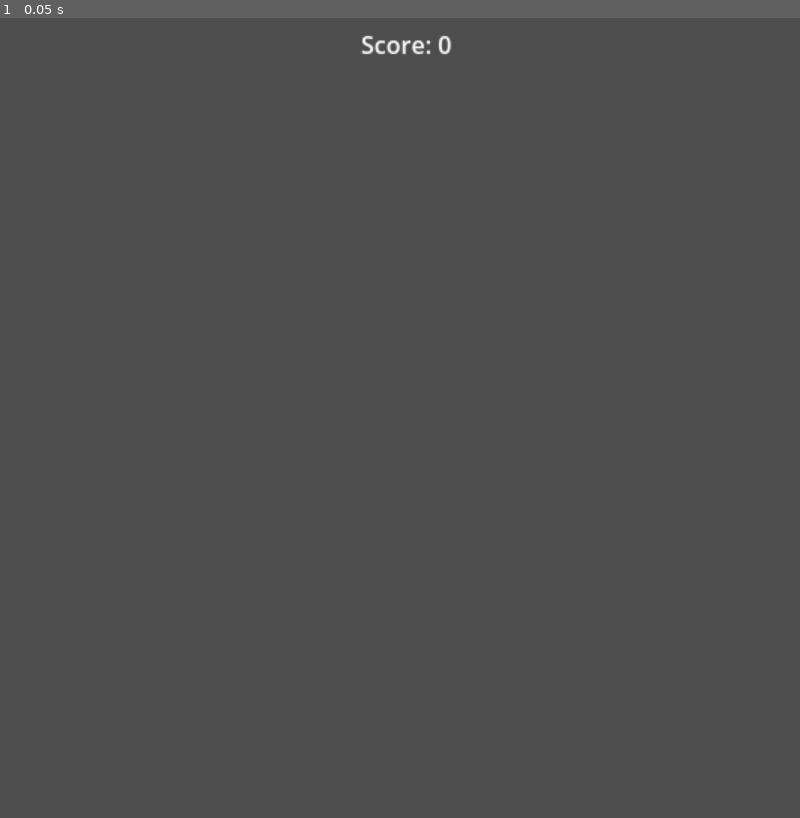
Above: before the commit, frame 1.
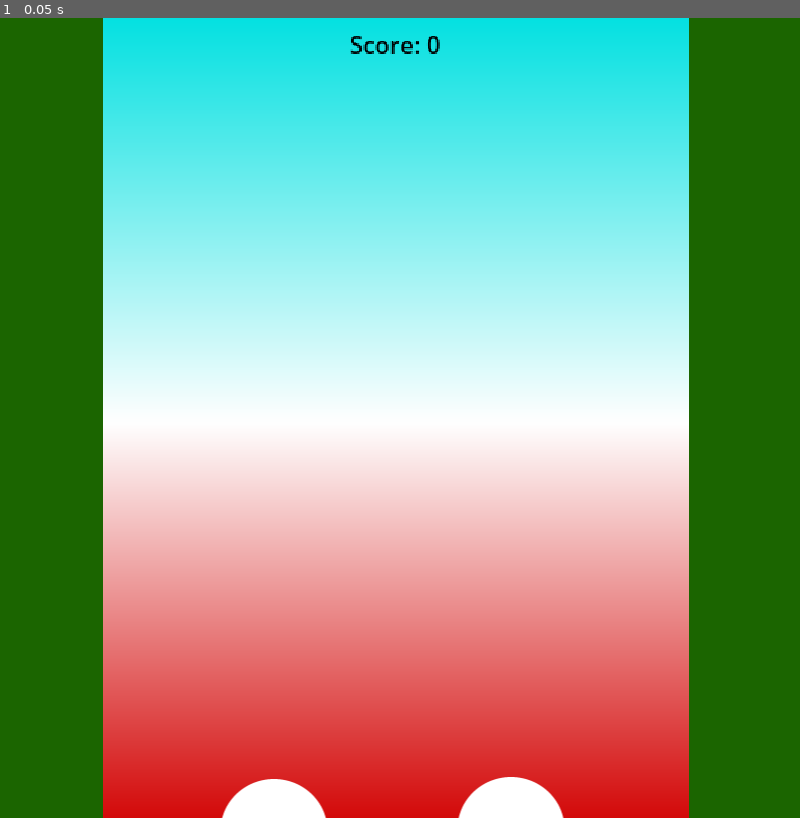
Above: after the commit, the same moment.

Repository: JustinBouffard/Plinko-Game
Game: Godot game, scene res://Scenes/main_game.tscn
The game is run twice, just before and just after one commit, with the same random seed, the same clock (stepped at 60 frames per second) and the same inputs.
Inputs:
- Up to frame 1 (0.05 s): no input

The runs differ from the first frame. In frame 1, 100% of the frame differs, in the area x 0-100%, y 0-100%.

Commit message:
Started the main scene

Diff:
--- a/Scenes/main_game.tscn
+++ b/Scenes/main_game.tscn
@@ -1,11 +1,79 @@
-[gd_scene format=3 uid="uid://bdl8iu6yg6mvf"]
+[gd_scene load_steps=7 format=3 uid="uid://bdl8iu6yg6mvf"]
+
+[ext_resource type="Texture2D" uid="uid://cjv17lwy7opo0" path="res://Assets/Square.png" id="1_l756w"]
+[ext_resource type="Texture2D" uid="uid://cydgk84fnylsv" path="res://Assets/Round.png" id="2_pu3va"]
+
+[sub_resource type="Gradient" id="Gradient_4rmt8"]
+offsets = PackedFloat32Array(0, 0.5, 1)
+colors = PackedColorArray(0.8235294, 0, 0, 1, 1, 1, 1, 1, 4.813075e-06, 0.87994957, 0.8809403, 1)
+
+[sub_resource type="GradientTexture1D" id="GradientTexture1D_l756w"]
+gradient = SubResource("Gradient_4rmt8")
+
+[sub_resource type="RectangleShape2D" id="RectangleShape2D_pu3va"]
+size = Vector2(122, 127.89229)
+
+[sub_resource type="CircleShape2D" id="CircleShape2D_0e3vx"]
+radius = 51.351727
 
 [node name="MainGame" type="Node2D"]
 
+[node name="Background" type="Sprite2D" parent="."]
+position = Vector2(385.96478, 404.25)
+rotation = -1.5707964
+scale = Vector2(3.2148433, 778.42957)
+texture = SubResource("GradientTexture1D_l756w")
+
 [node name="ScoreLabel" type="Label" parent="."]
-offset_left = 361.0
+texture_filter = 1
+offset_left = 350.0
 offset_top = 9.0
-offset_right = 422.0
+offset_right = 411.0
 offset_bottom = 32.0
 scale = Vector2(1.5, 1.5)
+theme_override_colors/font_color = Color(0, 0, 0, 1)
 text = "Score: 0"
+
+[node name="Wall" type="StaticBody2D" parent="."]
+position = Vector2(47, 403.99997)
+scale = Vector2(0.9067581, 6.7400465)
+
+[node name="Sprite2D" type="Sprite2D" parent="Wall"]
+modulate = Color(0.10744973, 0.39590046, 9.62615e-08, 1)
+texture = ExtResource("1_l756w")
+
+[node name="CollisionShape2D" type="CollisionShape2D" parent="Wall"]
+position = Vector2(0, 0.29673004)
+scale = Vector2(1, 1.0000002)
+shape = SubResource("RectangleShape2D_pu3va")
+
+[node name="Wall2" type="StaticBody2D" parent="."]
+position = Vector2(745, 399.99997)
+scale = Vector2(0.9067581, 6.7400465)
+
+[node name="Sprite2D" type="Sprite2D" parent="Wall2"]
+modulate = Color(0.10744973, 0.39590046, 9.62615e-08, 1)
+texture = ExtResource("1_l756w")
+
+[node name="CollisionShape2D" type="CollisionShape2D" parent="Wall2"]
+position = Vector2(0, 0.29673004)
+scale = Vector2(1, 1.0000002)
+shape = SubResource("RectangleShape2D_pu3va")
+
+[node name="Bouncer" type="StaticBody2D" parent="."]
+position = Vector2(274, 813)
+
+[node name="Sprite2D" type="Sprite2D" parent="Bouncer"]
+texture = ExtResource("2_pu3va")
+
+[node name="CollisionShape2D" type="CollisionShape2D" parent="Bouncer"]
+shape = SubResource("CircleShape2D_0e3vx")
+
+[node name="Bouncer2" type="StaticBody2D" parent="."]
+position = Vector2(511, 811)
+
+[node name="Sprite2D" type="Sprite2D" parent="Bouncer2"]
+texture = ExtResource("2_pu3va")
+
+[node name="CollisionShape2D" type="CollisionShape2D" parent="Bouncer2"]
+shape = SubResource("CircleShape2D_0e3vx")
